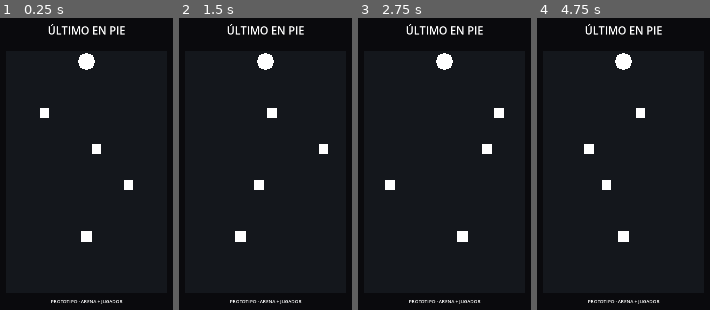
Above: before the commit, frames 1-4 (left to right).
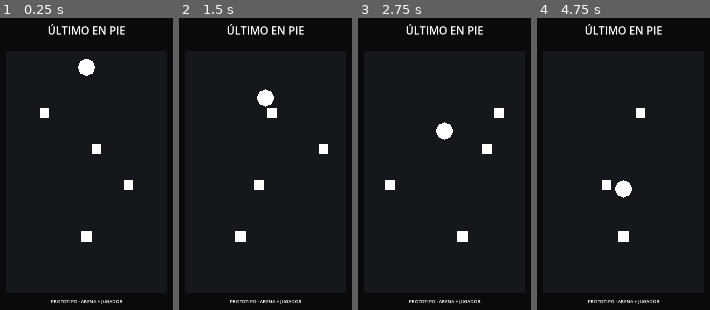
Above: after the commit, the same moments.

Repository: Baltas80/ULTIMO-EN-PIE
Game: Godot game, scene res://scenes/main.tscn
Two runs of this game, one before a commit and one after it. Both use one fixed random seed, a clock stepped at 60 frames per second and the inputs below.
Inputs (mouse positions are in pixels of both pictures, inside the frame that each line leads up to):
- Up to frame 1 (0.25 s): no input
- Up to frame 2 (1.5 s): move the mouse to (307, 152) at 0.52 s; click (307, 152) at 0.67 s; drag from (229, 187) to (265, 61) at 1.27 s
- Up to frame 3 (2.75 s): move the mouse to (463, 96) at 2.02 s; click (463, 96) at 2.17 s
- Up to frame 4 (4.75 s): drag from (614, 234) to (568, 120) at 2.77 s; move the mouse to (678, 219) at 3.52 s; click (678, 219) at 3.67 s; drag from (568, 120) to (623, 61) at 4.27 s

The runs differ from the first frame. In frame 1, 0.4% of the frame differs, in the area x 45-55%, y 11-20%; in frame 2, 0.9%; in frame 3, 0.9%; in frame 4, 1.1%, in the area x 27-55%, y 11-62%.
Error after the commit: Trying to assign an array of type "Array" to a variable of type "Array[Node]". (res://scripts/main.gd:54)

Commit message:
gameplay: make hazard progressive and repeatable

Diff:
--- a/scripts/hazard.gd
+++ b/scripts/hazard.gd
@@ -1,10 +1,27 @@
 extends Area2D
 
-@export var radius: float = 34.0
+@export var start_y: float = 220.0
+@export var end_y: float = 1080.0
+@export var descent_speed: float = 90.0
+@export var acceleration: float = 6.0
+
+var elapsed := 0.0
+var current_speed := 0.0
 
 func _ready() -> void:
 	monitoring = true
 	monitorable = true
+	position.y = start_y
+	current_speed = descent_speed
+
+func _physics_process(delta: float) -> void:
+	elapsed += delta
+	current_speed = descent_speed + acceleration * elapsed
+	position.y += current_speed * delta
+	if position.y >= end_y:
+		position.y = start_y
+		elapsed = 0.0
+		current_speed = descent_speed
 
 func eliminate_participant(body: Node) -> void:
 	if body.has_method("eliminate"):
